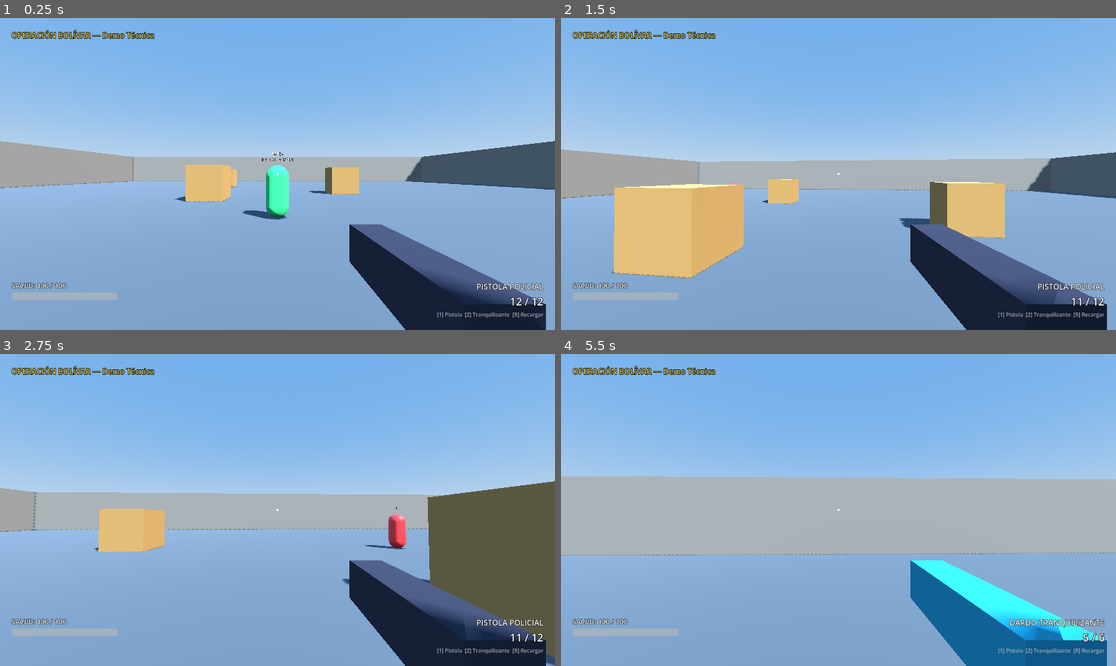
Above: before the commit, frames 1-4 (two rows, left to right).
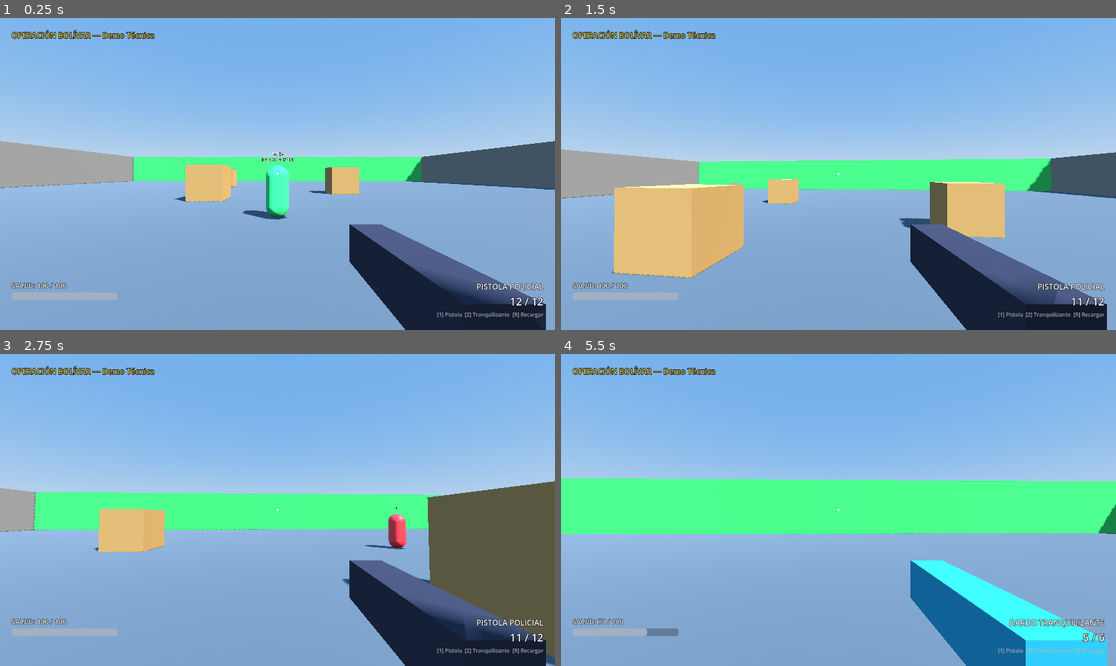
Above: after the commit, the same moments.

Repository: Juanguz095/juegaso3D
Game: Godot game, scene res://scenas/mundo/nivel_demo.tscn
Same seed, same stepped clock (60 frames per second), same inputs: the game is played once before the commit and once after it.
Inputs (mouse positions are in pixels of both pictures, inside the frame that each line leads up to):
- Up to frame 1 (0.25 s): no input
- Up to frame 2 (1.5 s): tap Enter (ui_accept) at 0.5 s; move the mouse to (866, 174) at 0.52 s; hold Shift (correr) 0.53-1.28 s; hold W (mover_adelante) from 0.53 s (still down); click (866, 174) at 0.67 s; tap Space (saltar) at 0.77, 1.07 s; tap Ctrl (agacharse, bound only after the commit) at 0.8, 1.35 s; move the mouse to (810, 174) at 1.27 s
- Up to frame 3 (2.75 s): keep holding W (mover_adelante); tap Space (saltar) at 1.52, 1.82, 2.3 s; tap F (trepar, bound only after the commit) at 1.55, 2.1 s; move the mouse to (288, 503) at 2.02 s
- Up to frame 4 (5.5 s): keep holding W (mover_adelante); move the mouse to (832, 516) at 2.77 s; tap Space (saltar) at 2.85, 3.02, 3.32, 3.77, 4.07, 4.52, 4.82, 5.3 s; click (832, 516) at 2.92 s; tap Shift (correr) at 3.05 s; move the mouse to (877, 513) at 3.52 s; hold 1 (arma_1) 3.53-4.28 s; tap Ctrl (agacharse, bound only after the commit) at 3.8 s; move the mouse to (794, 506) at 4.27 s; tap 2 (arma_2) at 4.35 s; tap F (trepar, bound only after the commit) at 4.55 s; move the mouse to (844, 510) at 5.02 s; hold Shift (correr) from 5.03 s (still down); click (844, 510) at 5.17 s

The runs differ from the first frame. In frame 1, 3.1% of the frame differs, in the area x 24-76%, y 44-53%; in frame 2, 5.4%; in frame 3, 7.3%; in frame 4, 27%, in the area x 0-100%, y 39-100%.

Commit message:
feat(jugador): agregar sistema de agacharse y trepar
- Agacharse (Ctrl): transicion suave de altura, velocidad reducida, bloquea salto
- Trepar (F): detecta superficies con SuperficieTrepable, mueve jugador al destino
- SuperficieTrepable: componente para marcar paredes trepables con color visual
- Nivel demo: pared norte marcada como trepable (verde)
- Configurable desde editor: altura, velocidad, distancia, color

Diff:
--- a/scenas/entidades/jugador.tscn
+++ b/scenas/entidades/jugador.tscn
@@ -56,3 +56,8 @@
 [node name="MallaArma" type="MeshInstance3D" parent="PivoteCamara/Camara3D"]
 transform = Transform3D(1, 0, 0, 0, 1, 0, 0, 0, 1, 0.28, -0.22, -0.45)
 mesh = SubResource("BoxMesh_arma")
+
+[node name="RayoTrepar" type="RayCast3D" parent="."]
+target_position = Vector3(0, 0.5, -2)
+collide_with_areas = true
+collide_with_bodies = true
--- a/scenas/mundo/nivel_demo.tscn
+++ b/scenas/mundo/nivel_demo.tscn
@@ -1,10 +1,11 @@
-[gd_scene load_steps=18 format=3 uid="uid://3y2y6cnn0wp6"]
+[gd_scene load_steps=19 format=3 uid="uid://3y2y6cnn0wp6"]
 
 [ext_resource type="Script" uid="uid://c57t3x0imqdc6" path="res://scripts/mundo/nivel_demo.gd" id="1_nivel"]
 [ext_resource type="PackedScene" path="res://scenas/entidades/jugador.tscn" id="2_jugador"]
 [ext_resource type="PackedScene" path="res://scenas/entidades/enemigo.tscn" id="3_enemigo"]
 [ext_resource type="PackedScene" path="res://scenas/entidades/npc.tscn" id="4_npc"]
 [ext_resource type="PackedScene" path="res://scenas/interfaz/hud.tscn" id="5_hud"]
+[ext_resource type="Script" uid="uid://g0s65cmprdf6" path="res://scripts/componentes/superficie_trepable.gd" id="6_trepable"]
 
 [sub_resource type="ProceduralSkyMaterial" id="ProceduralSkyMaterial_1"]
 sky_top_color = Color(0.35, 0.55, 0.85, 1)
@@ -84,6 +85,11 @@
 [node name="CollisionShape3D" type="CollisionShape3D" parent="Escenario/MuroNorte"]
 shape = SubResource("BoxShape3D_muro")
 
+[node name="SuperficieTrepable" type="Node3D" parent="Escenario/MuroNorte"]
+transform = Transform3D(1, 0, 0, 0, 1, 0, 0, 0, 1, 0, 0, 0.6)
+script = ExtResource("6_trepable")
+altura_destino = 4.0
+
 [node name="MuroSur" type="StaticBody3D" parent="Escenario"]
 transform = Transform3D(1, 0, 0, 0, 1, 0, 0, 0, 1, 0, 2.5, 30)
 
--- /dev/null
+++ b/scripts/componentes/superficie_trepable.gd
@@ -0,0 +1,20 @@
+class_name SuperficieTrepable
+extends Node3D
+
+@export var activo: bool = true
+@export var altura_destino: float = 2.5
+@export var texto_interaccion: String = "Trepar"
+@export var color_trepable: Color = Color(0.2, 0.7, 0.3, 1)
+
+func _ready() -> void:
+	_aplicar_color()
+
+func _aplicar_color() -> void:
+	var padre: Node3D = get_parent() as Node3D
+	if not padre:
+		return
+	var malla: MeshInstance3D = padre.get_node_or_null("MeshInstance3D") as MeshInstance3D
+	if malla and malla.mesh:
+		var mat: StandardMaterial3D = StandardMaterial3D.new()
+		mat.albedo_color = color_trepable
+		malla.material_override = mat
--- a/scripts/entidades/jugador.gd
+++ b/scripts/entidades/jugador.gd
@@ -5,12 +5,22 @@
 signal municion_actualizada(municion: int, municion_max: int)
 signal prompt_interaccion_cambiado(texto: String)
 signal dialogo_iniciado(hablante: String, lineas: Array[String])
+signal estado_agachado_cambiado(agachado: bool)
 
 @export var velocidad_caminar: float = 5.0
 @export var velocidad_correr: float = 8.0
+@export var velocidad_agachado: float = 2.5
 @export var fuerza_salto: float = 4.5
 @export var sensibilidad_raton: float = 0.002
 @export var armas: Array[DatosArma] = []
+@export_group("Agacharse")
+@export var altura_de_pie: float = 1.8
+@export var altura_agachado: float = 1.0
+@export var velocidad_transicion_crouch: float = 8.0
+@export_group("Trepar")
+@export var distancia_trepar: float = 1.5
+@export var altura_max_trepar: float = 2.5
+@export var velocidad_trepar: float = 3.0
 
 @onready var pivote_camara: Node3D = $PivoteCamara
 @onready var camara: Camera3D = $PivoteCamara/Camara3D
@@ -18,6 +28,9 @@
 @onready var rayo_disparo: RayCast3D = $PivoteCamara/Camara3D/RayoDisparo
 @onready var malla_arma: MeshInstance3D = $PivoteCamara/Camara3D/MallaArma
 @onready var componente_salud: ComponenteSalud = $ComponenteSalud
+@onready var collision_shape: CollisionShape3D = $CollisionShape3D
+@onready var malla_cuerpo: MeshInstance3D = $MallaCuerpo
+@onready var rayo_trepar: RayCast3D = $RayoTrepar
 
 var gravedad: float = ProjectSettings.get_setting("physics/3d/default_gravity", 9.8)
 var indice_arma_actual: int = 0
@@ -27,6 +40,10 @@
 var en_dialogo: bool = false
 var tiempo_fin_dialogo: float = 0.0
 var raton_capturado: bool = true
+var esta_agachado: bool = false
+var altura_objetivo: float = 1.8
+var esta_trepando: bool = false
+var objetivo_trepar: Vector3 = Vector3.ZERO
 
 func _ready() -> void:
 	_asegurar_mapeo_entradas()
@@ -62,7 +79,10 @@
 		recargar()
 
 func _physics_process(delta: float) -> void:
-	if not is_on_floor():
+	_procesar_agacharse(delta)
+	_procesar_trepar(delta)
+
+	if not esta_trepando and not is_on_floor():
 		velocity.y -= gravedad * delta
 
 	if en_dialogo:
@@ -71,10 +91,14 @@
 		move_and_slide()
 		return
 
-	if is_on_floor() and Input.is_action_just_pressed("saltar"):
+	if esta_trepando:
+		move_and_slide()
+		return
+
+	if is_on_floor() and Input.is_action_just_pressed("saltar") and not esta_agachado:
 		velocity.y = fuerza_salto
 
-	var velocidad_actual: float = velocidad_correr if Input.is_action_pressed("correr") else velocidad_caminar
+	var velocidad_actual: float = _obtener_velocidad_actual()
 	var input_dir: Vector2 = Input.get_vector("mover_izquierda", "mover_derecha", "mover_adelante", "mover_atras")
 	var direccion: Vector3 = (transform.basis * Vector3(input_dir.x, 0, input_dir.y)).normalized()
 
@@ -203,6 +227,76 @@
 func _al_morir() -> void:
 	print("El jugador ha caído.")
 
+func _procesar_agacharse(delta: float) -> void:
+	if Input.is_action_just_pressed("agacharse") and is_on_floor():
+		esta_agachado = not esta_agachado
+		estado_agachado_cambiado.emit(esta_agachado)
+
+	altura_objetivo = altura_agachado if esta_agachado else altura_de_pie
+	var altura_actual: float = collision_shape.shape.height
+	var nueva_altura: float = move_toward(altura_actual, altura_objetivo, velocidad_transicion_crouch * delta)
+
+	if abs(nueva_altura - altura_actual) > 0.01:
+		collision_shape.shape.height = nueva_altura
+		malla_cuerpo.mesh.height = nueva_altura
+		var offset_y: float = nueva_altura / 2.0
+		collision_shape.position.y = offset_y
+		malla_cuerpo.position.y = offset_y
+		pivote_camara.position.y = lerpf(pivote_camara.position.y, nueva_altura - 0.3, delta * velocidad_transicion_crouch)
+
+func _obtener_velocidad_actual() -> float:
+	if esta_agachado:
+		return velocidad_agachado
+	if Input.is_action_pressed("correr"):
+		return velocidad_correr
+	return velocidad_caminar
+
+func _procesar_trepar(_delta: float) -> void:
+	if esta_trepando:
+		var direccion_trepar: Vector3 = (objetivo_trepar - global_position).normalized()
+		velocity = direccion_trepar * velocidad_trepar
+
+		if global_position.distance_to(objetivo_trepar) < 0.3:
+			_finalizar_trepar()
+		return
+
+	if Input.is_action_just_pressed("trepar") and not is_on_floor():
+		var resultado: Dictionary = _detectar_superficie_trepar()
+		if resultado:
+			iniciar_trepar(resultado.position)
+
+func _detectar_superficie_trepar() -> Dictionary:
+	rayo_trepar.force_raycast_update()
+
+	if rayo_trepar.is_colliding():
+		var colision: Node3D = rayo_trepar.get_collider() as Node3D
+		if colision:
+			var superficie: SuperficieTrepable = _buscar_superficie_trepable(colision)
+			if not superficie and colision.get_parent():
+				superficie = _buscar_superficie_trepable(colision.get_parent() as Node3D)
+			if superficie and superficie.activo:
+				return {"position": superficie.global_position + Vector3(0, superficie.altura_destino, 0)}
+
+	return {}
+
+func _buscar_superficie_trepable(nodo: Node3D) -> SuperficieTrepable:
+	if nodo is SuperficieTrepable:
+		return nodo as SuperficieTrepable
+	for hijo in nodo.get_children():
+		if hijo is SuperficieTrepable:
+			return hijo as SuperficieTrepable
+	return null
+
+func iniciar_trepar(posicion: Vector3) -> void:
+	esta_trepando = true
+	objetivo_trepar = posicion
+	velocity = Vector3.ZERO
+
+func _finalizar_trepar() -> void:
+	esta_trepando = false
+	global_position = objetivo_trepar
+	velocity = Vector3.ZERO
+
 func _asegurar_mapeo_entradas() -> void:
 	_agregar_tecla("mover_adelante", KEY_W)
 	_agregar_tecla("mover_atras", KEY_S)
@@ -214,6 +308,8 @@
 	_agregar_tecla("recargar", KEY_R)
 	_agregar_tecla("arma_1", KEY_1)
 	_agregar_tecla("arma_2", KEY_2)
+	_agregar_tecla("agacharse", KEY_CTRL)
+	_agregar_tecla("trepar", KEY_F)
 	_agregar_raton("disparar", MOUSE_BUTTON_LEFT)
 
 func _agregar_tecla(accion: StringName, tecla: Key) -> void:
Not shown, added: scripts/componentes/superficie_trepable.gd.uid
